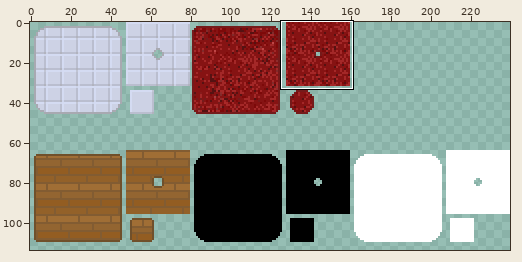
A sprite sheet gets an edit: Assets/Sprites/Tilesets/GeneralTilemap.png. The first picture is a wide view before the edit; the outline marks the close-up.
Close-up. Before the edit:
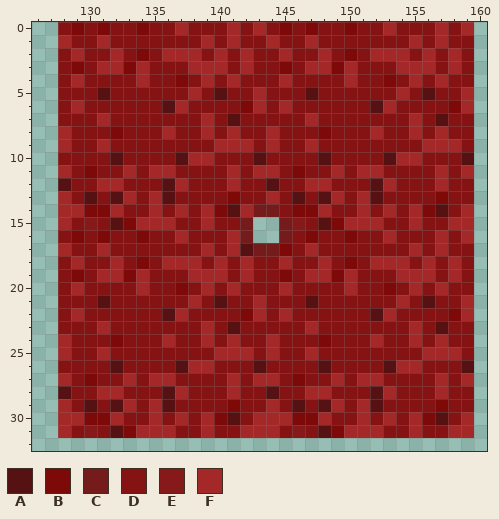
The file is 240x128 pixels. Colours within 5 levels of each other are drawn and written as one. Shown: x 126..160, y 0..32. The wide view leaves out empty margins. The commit also changed other parts of the picture, which this record leaves out.
Palette (. is transparent): A #561212  B #7d0909  C #751b1b  D #861313  E #861a1a  F #a42828
And afterwards:
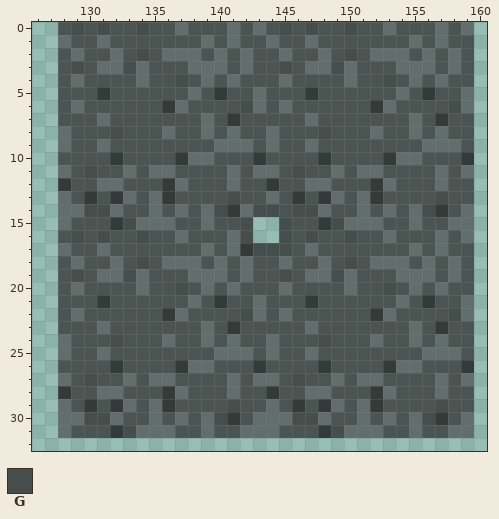
Colours new in this view: G #454e4b
The exact change:
colour A: #561212 -> #333a38
colour D: #861313 -> #4a5552
colour F: #a42828 -> #616e6b
Changed rows in their new state; - is a pixel that keeps its letter.
first column x 129:
 0 G-G--G----------G-G--G--------
 2 -----G---------------G--------
 3 G---G-----------G---G---------
 4 --------G---------------G-----
 6 -------------G---------------G
 8 ---G---------------G----------
11 -G---------------G------------
13 ------------G---------------G-
14 -GG--------G--GG-GG--------G--
15 -D--G--------G--GD--G---------
16 G-G--G-------G--G-G--G--------
17 --------------GGG-------------
18 -----G---------------G--------
19 G---G-----------G---G---------
20 --------G---------------G-----
22 -------------G---------------G
24 ---G---------------G----------
27 -G---------------G------------
29 ------------G---------------G-
30 -GG--------G-----GG--------G--
31 -D--G------------D--G---------
